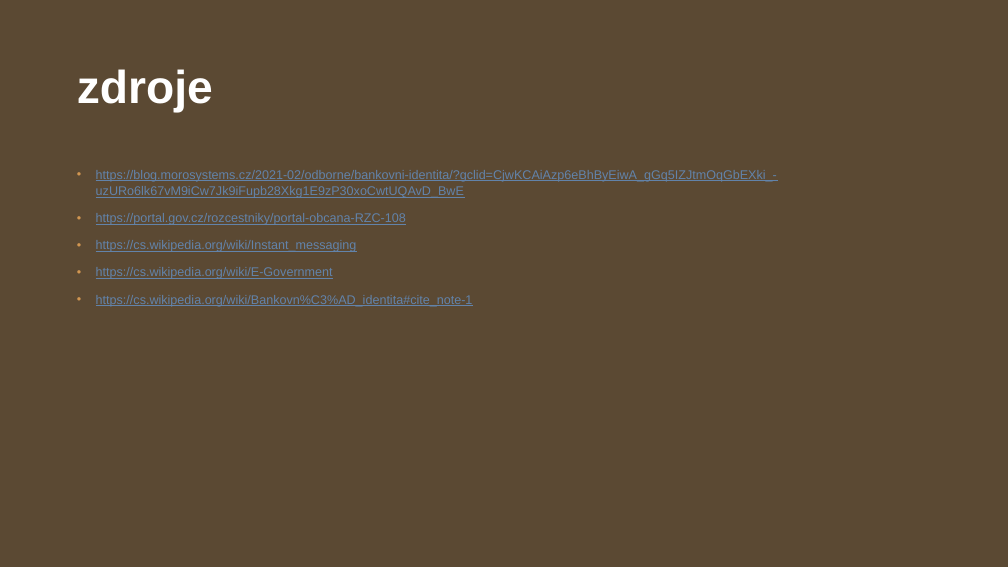
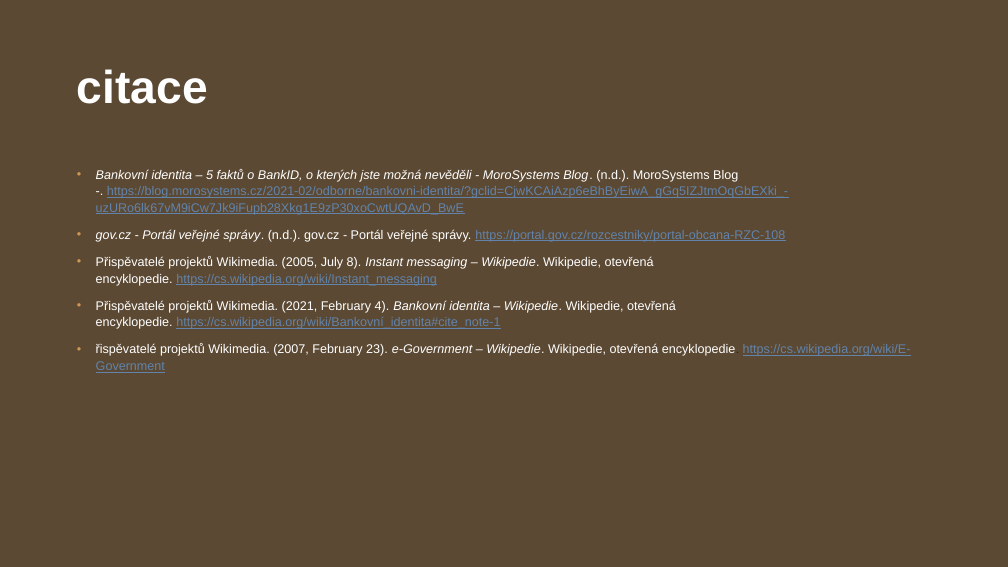
Before and after one commit to 22maixner/prezentace, a slide deck: slide 21 of Maixner.pptx (slide 20 before the commit). Drawn at 1008x567 pixels with LibreOffice and Linux fonts; fonts in the diff are those of the drawing; background and template pictures are left out. Boxes give left, top, right and bottom in pixels: in the first picture for what was removed or moved away, otherwise in the second. Text is boxed around its words. In the diff, an @@ line names an element or a change of style, - is before the commit and + after.

```diff
--- a/Maixner.pptx
+++ b/Maixner.pptx
@@ title at box(77, 69, 208, 104): text changed @@
-zdroje
+citace
@@ text at box(96, 169, 911, 373): text changed; text colour #6283AA to #FFFFFF @@
-• https://blog.morosystems.cz/2021-02/odborne/bankovni-identita/?gclid=CjwKCAiAzp6eBhByEiwA_gGq5IZJtmOqGbEXki_-uzURo6lk67vM9iCw7Jk9iFupb28Xkg1E9zP30xoCwtUQAvD_BwE
-• https://portal.gov.cz/rozcestniky/portal-obcana-RZC-108
-• https://cs.wikipedia.org/wiki/Instant_messaging
-• https://cs.wikipedia.org/wiki/E-Government
-• https://cs.wikipedia.org/wiki/Bankovn%C3%AD_identita#cite_note-1
+• Bankovní identita – 5 faktů o BankID, o kterých jste možná nevěděli - MoroSystems Blog. (n.d.). MoroSystems Blog -. https://blog.morosystems.cz/2021-02/odborne/bankovni-identita/?gclid=CjwKCAiAzp6eBhByEiwA_gGq5IZJtmOqGbEXki_-uzURo6lk67vM9iCw7Jk9iFupb28Xkg1E9zP30xoCwtUQAvD_BwE
+• gov.cz - Portál veřejné správy. (n.d.). gov.cz - Portál veřejné správy. https://portal.gov.cz/rozcestniky/portal-obcana-RZC-108
+• Přispěvatelé projektů Wikimedia. (2005, July 8). Instant messaging – Wikipedie. Wikipedie, otevřená encyklopedie. https://cs.wikipedia.org/wiki/Instant_messaging
+• Přispěvatelé projektů Wikimedia. (2021, February 4). Bankovní identita – Wikipedie. Wikipedie, otevřená encyklopedie. https://cs.wikipedia.org/wiki/Bankovní_identita#cite_note-1
+• řispěvatelé projektů Wikimedia. (2007, February 23). e-Government – Wikipedie. Wikipedie, otevřená encyklopedie. https://cs.wikipedia.org/wiki/E-Government
```
Also in this commit, not shown: 1 other slide changed, 5 slides added, 4 slides removed.
